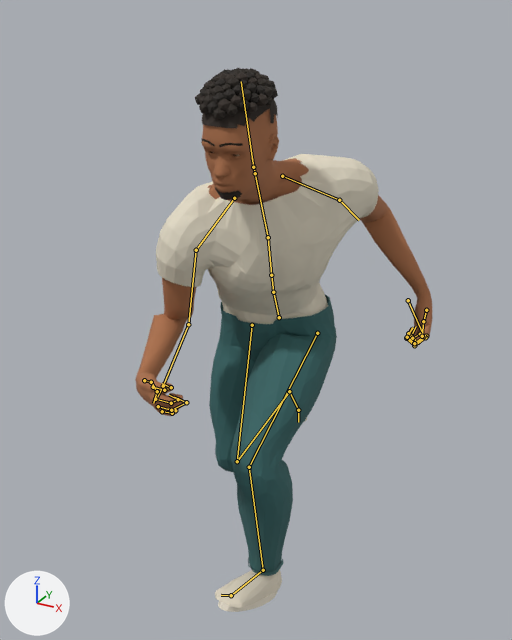
Renders of the Blender file assets-src/reference-character/reference_character.blend from each side of a commit.
The view is the same before and after, from a 50 mm lens placed at (0.871, -1.743, 1.734), pointed at (-0.039, -0.09, 0.908). The lights are fixed; the arrows at lower left show +X, +Y and +Z. The picture after the commit comes second. Both versions are drawn at frame 1 of the action 'Jog'; the numbers are the values there. The bones that change, and the others that lie on the model, are drawn over the model as lines.

Objects in the first picture: 'Reference_Character'.
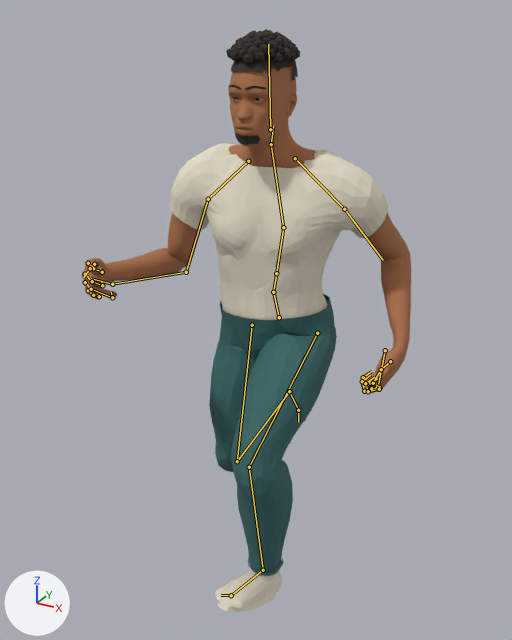
What differs and where, as boxes (x1, y1, x2, y2) in the pictures (512 x 640 px):
'Reference_Character', posed (10% wider, 7% taller)
    before: (135, 68, 433, 612)
    after: (82, 29, 411, 612)
bone 'mixamorig:Spine', root to tip
    before: (273, 292) to (271, 275)
    after: (273, 292) to (276, 273)
bone 'mixamorig:Spine1', root to tip
    before: (271, 275) to (268, 237)
    after: (276, 273) to (283, 227)
bone 'mixamorig:Spine2', root to tip
    before: (268, 237) to (255, 173)
    after: (283, 227) to (271, 144)
bone 'mixamorig:Neck', root to tip
    before: (255, 173) to (252, 158)
    after: (271, 144) to (273, 125)
bone 'mixamorig:Head', root to tip
    before: (253, 167) to (241, 81)
    after: (270, 129) to (268, 44)

Patch to the scene script:
```diff
--- a/assets-src/reference-character/reference_character.blend.py
+++ b/assets-src/reference-character/reference_character.blend.py
@@ bone_mixamorig_spine @@
 bone_mixamorig_spine = bpy.data.objects['Reference_Rig'].pose.bones['mixamorig:Spine']  # child of 'mixamorig:Hips'
-bone_mixamorig_spine.rotation_quaternion = (0.982, 0.19, 0.0, -0.01)  # degrees (22, 0, -1)
+bone_mixamorig_spine.rotation_quaternion = (0.998, -0.04, 0.012, -0.036)  # degrees (-5, 1, -4)
@@ bone_mixamorig_spine1 @@
 bone_mixamorig_spine1 = bpy.data.objects['Reference_Rig'].pose.bones['mixamorig:Spine1']  # child of 'mixamorig:Spine'
-bone_mixamorig_spine1.rotation_quaternion = (0.984, 0.138, 0.086, -0.066)  # degrees (15, 11, -6)
+bone_mixamorig_spine1.rotation_quaternion = (0.999, 0.036, 0.022, -0.006)  # degrees (4, 3, -1)
@@ bone_mixamorig_spine2 @@
 bone_mixamorig_spine2 = bpy.data.objects['Reference_Rig'].pose.bones['mixamorig:Spine2']  # child of 'mixamorig:Spine1'
-bone_mixamorig_spine2.rotation_quaternion = (0.949, -0.137, 0.275, -0.065)  # degrees (-20, 30, -13)
+bone_mixamorig_spine2.rotation_quaternion = (0.998, 0.035, 0.056, -0.006)  # degrees (4, 6, -1)
@@ bone_mixamorig_neck @@
 bone_mixamorig_neck = bpy.data.objects['Reference_Rig'].pose.bones['mixamorig:Neck']  # child of 'mixamorig:Spine2'
-bone_mixamorig_neck.rotation_quaternion = (0.963, 0.194, -0.181, -0.052)  # degrees (25, -19, -10)
+bone_mixamorig_neck.rotation_quaternion = (0.997, -0.059, -0.052, -0.02)  # degrees (-7, -6, -2)
@@ bone_mixamorig_head @@
 bone_mixamorig_head = bpy.data.objects['Reference_Rig'].pose.bones['mixamorig:Head']  # child of 'mixamorig:Neck'
-bone_mixamorig_head.rotation_quaternion = (0.941, -0.286, -0.175, 0.049)  # degrees (-36, -18, 12)
+bone_mixamorig_head.rotation_quaternion = (1.0, -0.005, -0.019, 0.0)  # degrees (-1, -2, 0)
```
